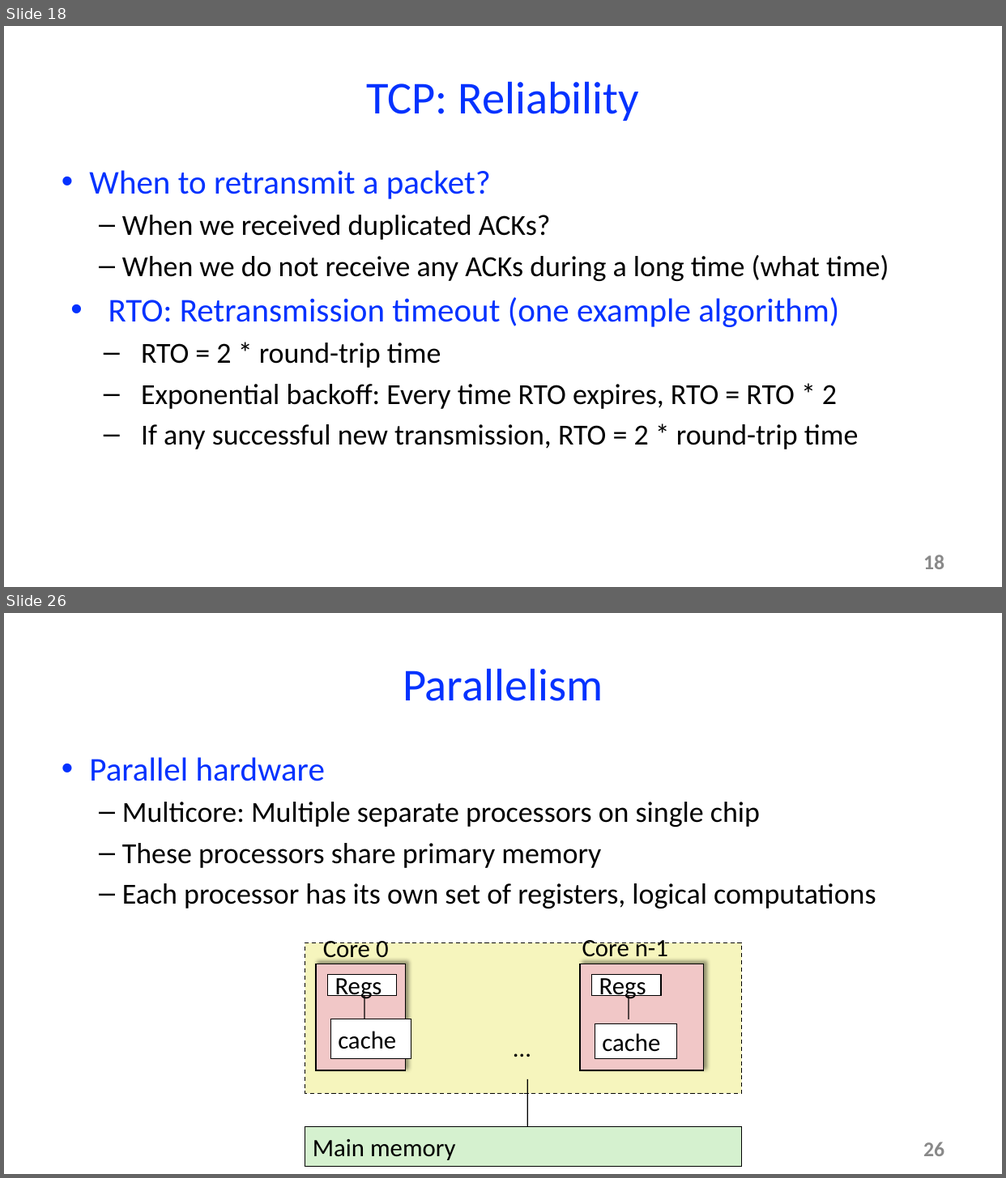
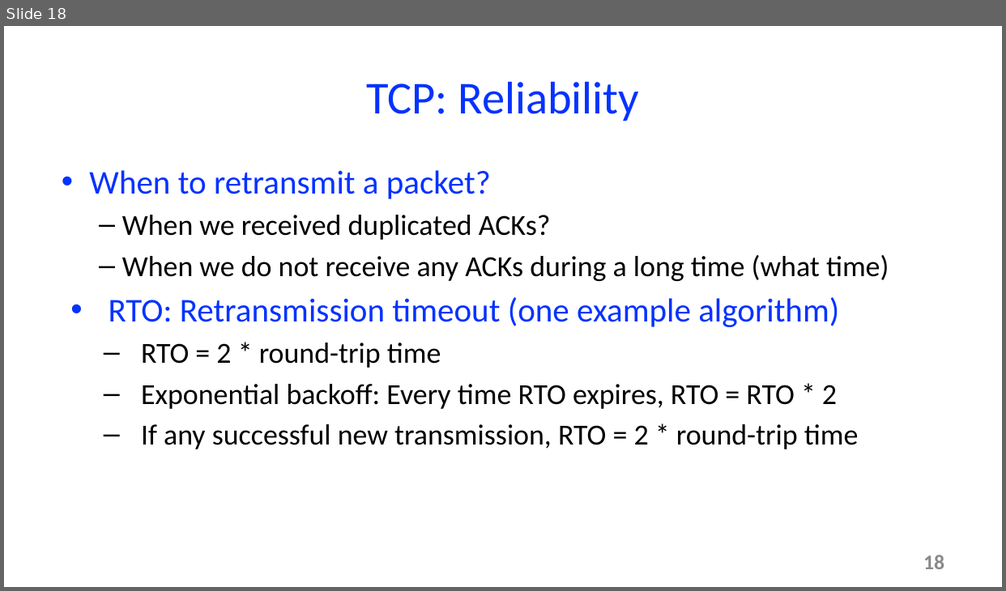
Before and after one commit to mtarunpr/cs61, a slide deck: net2/net2.pptx. Shown one above the other, each under a label of ours: slides 18 and 26 before the commit, slide 18 after it; the slides between them are not shown. The pictures are 1006x1178 and 1006x591 pixels, drawn with LibreOffice and Linux fonts; fonts in the diff are those of the drawing. Boxes give left, top, right and bottom in pixels: in the first picture for what was removed or moved away, otherwise in the second. Text is boxed around its words. In the diff, an @@ line names an element or a change of style, - is before the commit and + after.

```diff
--- a/net2/net2.pptx
+++ b/net2/net2.pptx
@@ slide 26 removed at (x1=4, y1=613, x2=1002, y2=1174), background #FFFFFF @@
@@ title removed at (x1=403, y1=668, x2=603, y2=701) @@
-Parallelism
@@ text removed at (x1=89, y1=757, x2=876, y2=909) @@
-• Parallel hardware
-  – Multicore: Multiple separate processors on single chip
-  – These processors share primary memory
-  – Each processor has its own set of registers, logical computations
@@ group removed at (x1=305, y1=935, x2=741, y2=1167): 8 rectangles, 3 lines, 3 texts @@
-Regs
-cache
-Core 0
-Regs
-cache
-Core n-1
-…
-Main memory
@@ page number removed at (x1=923, y1=1142, x2=944, y2=1157) @@
-26
```
Also in this commit, not shown: 26 other slides removed.
